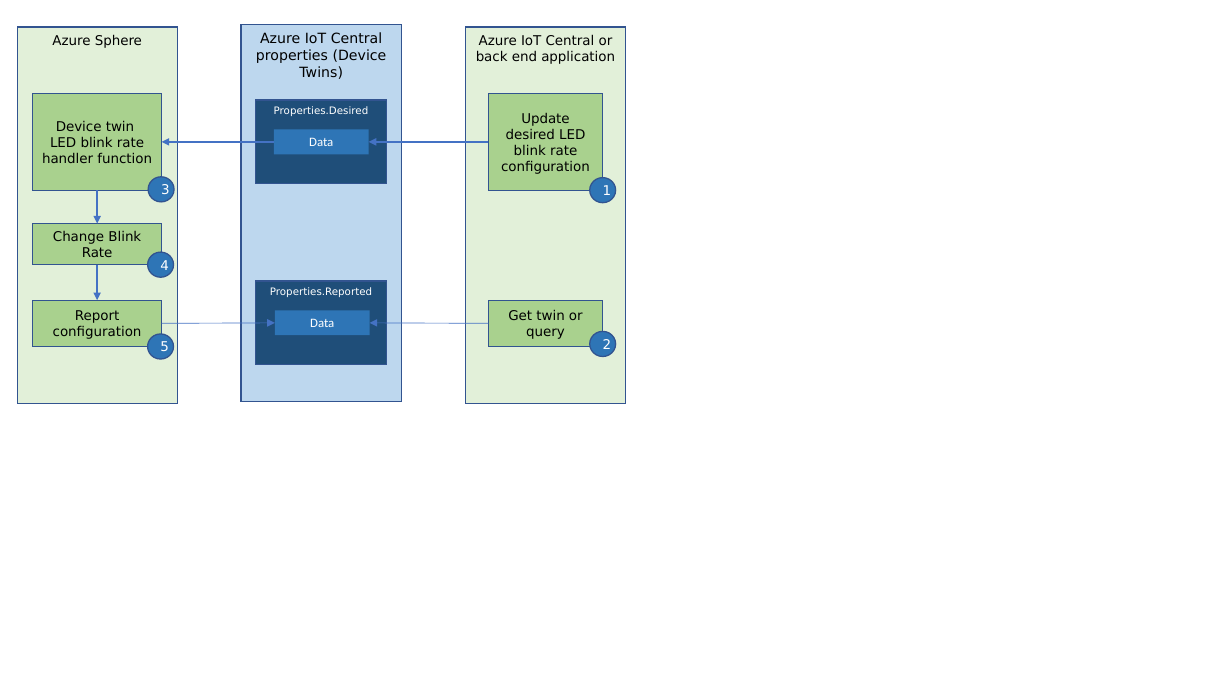
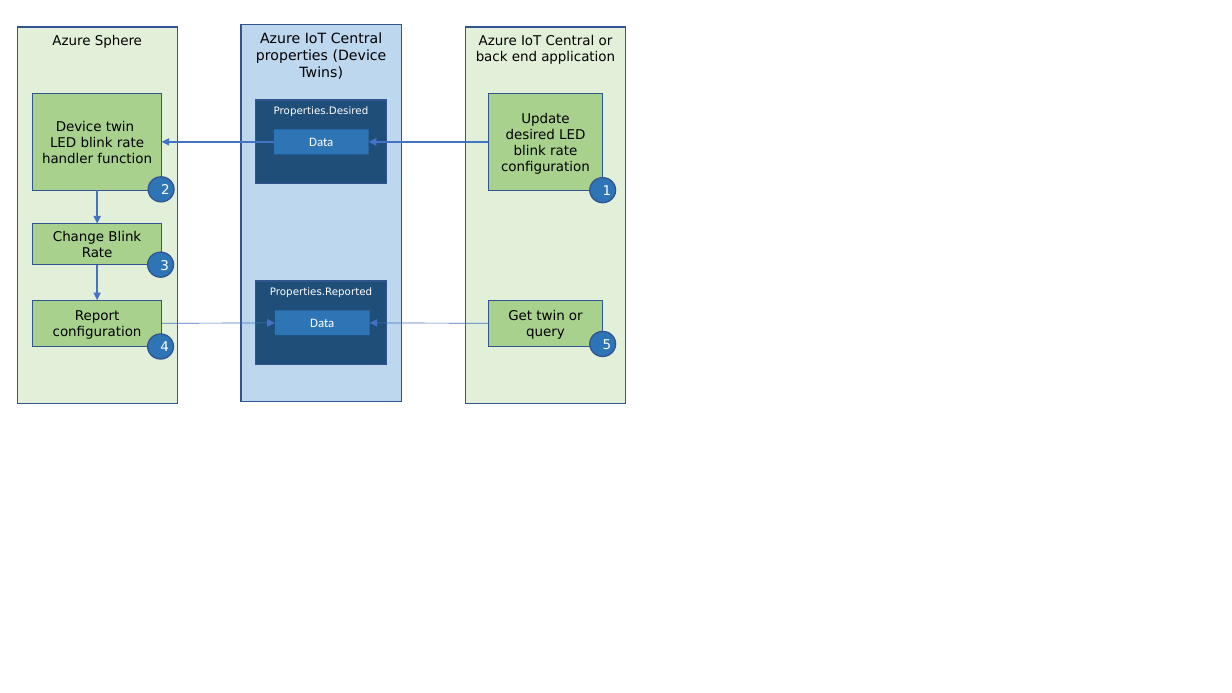
Before and after one commit to gloveboxes/Azure-Sphere-Learning-Path, a slide deck: slide 2 of zdocs/Lab_3_Control_Device_with_Device_Twins_and_Direct_Methods/resources/azure-direct-method-pattern.pptx. Drawn at 1232x693 pixels with LibreOffice and Linux fonts; fonts in the diff are those of the drawing. Boxes give left, top, right and bottom in pixels: in the first picture for what was removed or moved away, otherwise in the second. Text is boxed around its words. In the diff, an @@ line names an element or a change of style, - is before the commit and + after.

```diff
--- a/zdocs/Lab_3_Control_Device_with_Device_Twins_and_Direct_Methods/resources/azure-direct-method-pattern.pptx
+++ b/zdocs/Lab_3_Control_Device_with_Device_Twins_and_Direct_Methods/resources/azure-direct-method-pattern.pptx
@@ ellipse added at (x1=148, y1=177, x2=174, y2=201), fill #2E75B6, outline #325491 1 pt, 10.5 pt, text #FFFFFF @@
+2
@@ ellipse "3" moved from (x1=148, y1=177, x2=174, y2=201) to (x1=148, y1=252, x2=174, y2=277) @@
@@ ellipse "4" moved from (x1=148, y1=252, x2=174, y2=277) to (x1=148, y1=334, x2=174, y2=359) @@
@@ ellipse removed at (x1=148, y1=334, x2=174, y2=359) @@
-5
@@ text in ellipse at (x1=603, y1=339, x2=612, y2=349): text changed @@
-2
+5
```
Also in this commit, not shown: 2 other files.
